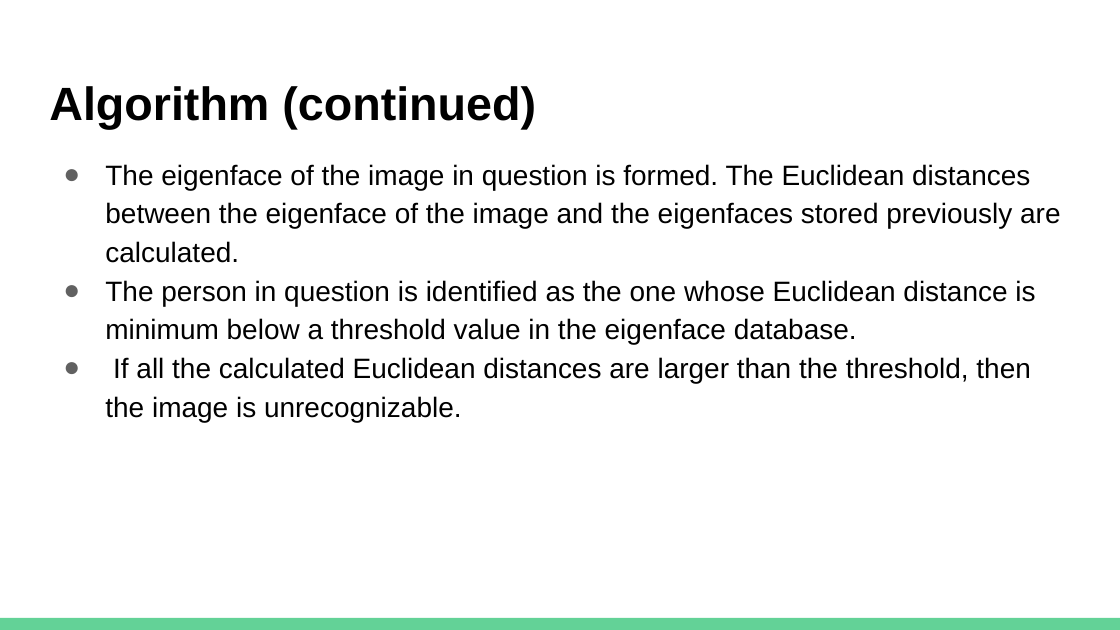
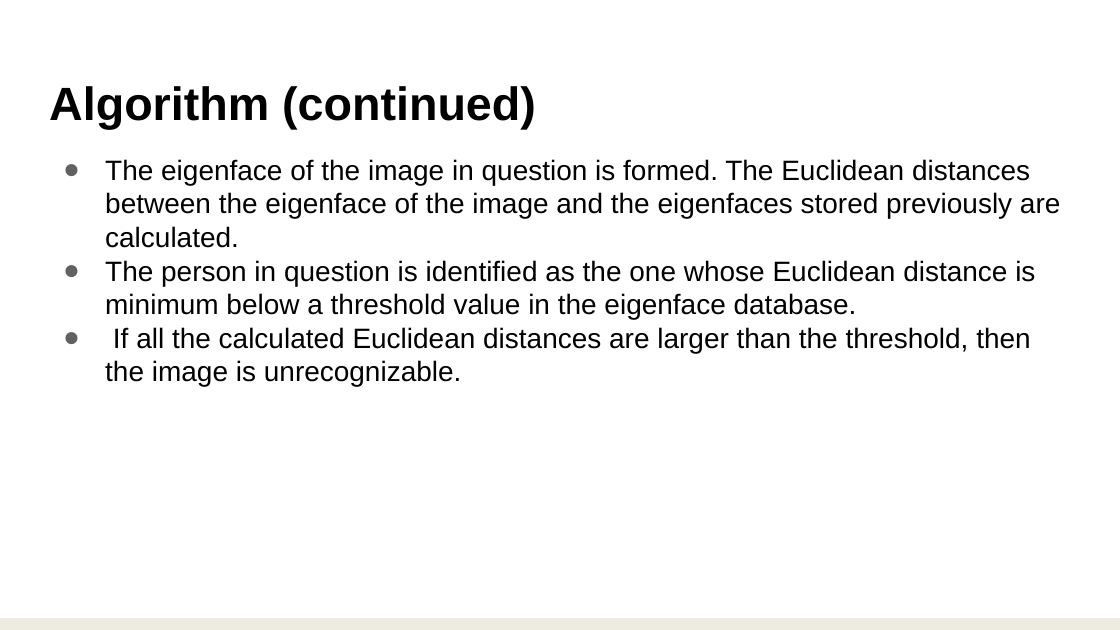
Before and after one commit to anshuman-aaa/Basic_Image_Processing, a slide deck: slide 10 of Project_eigenface_decomposition/Project4_presentation.pptx. Drawn at 1120x630 pixels with LibreOffice and Linux fonts; fonts in the diff are those of the drawing. Boxes give left, top, right and bottom in pixels: in the first picture for what was removed or moved away, otherwise in the second. Text is boxed around its words. In the diff, an @@ line names an element or a change of style, - is before the commit and + after.

```diff
--- a/Project_eigenface_decomposition/Project4_presentation.pptx
+++ b/Project_eigenface_decomposition/Project4_presentation.pptx
@@ text "The eigenface of the image ..." at [105, 159, 1060, 387]: indent changed; line spacing 1.15 to 1 @@
@@ rectangle at [0, 618, 1120, 630]: fill #63D297 to #EEECE1 @@
```
Also in this commit, not shown: 13 other slides changed, 1 other file.
